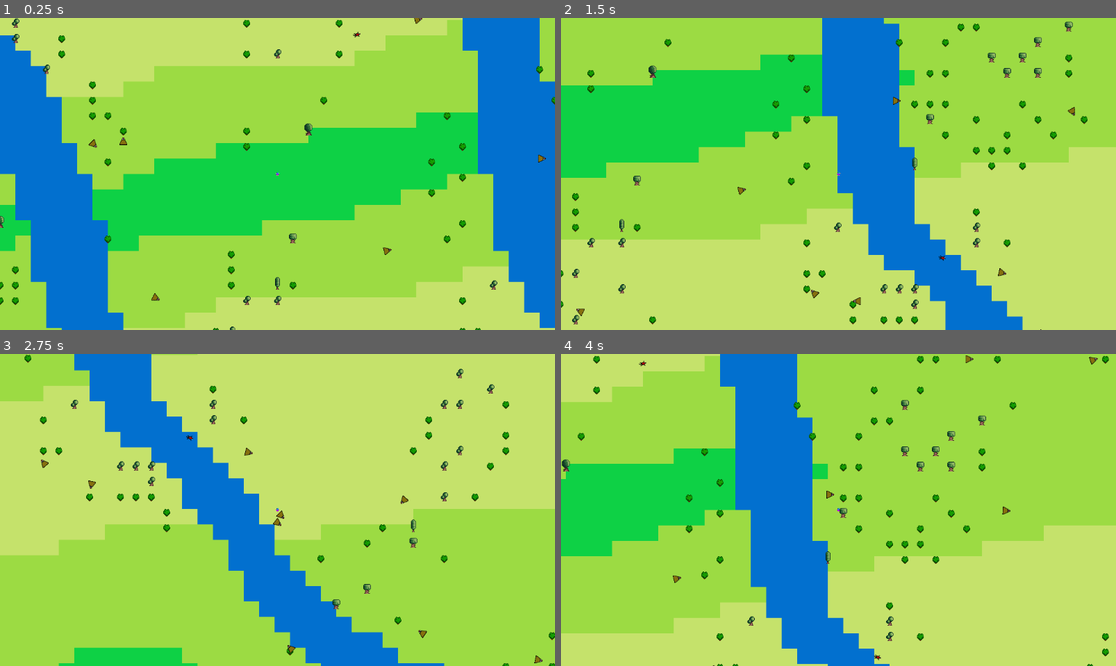
Above: before the commit, frames 1-4 (two rows, left to right).
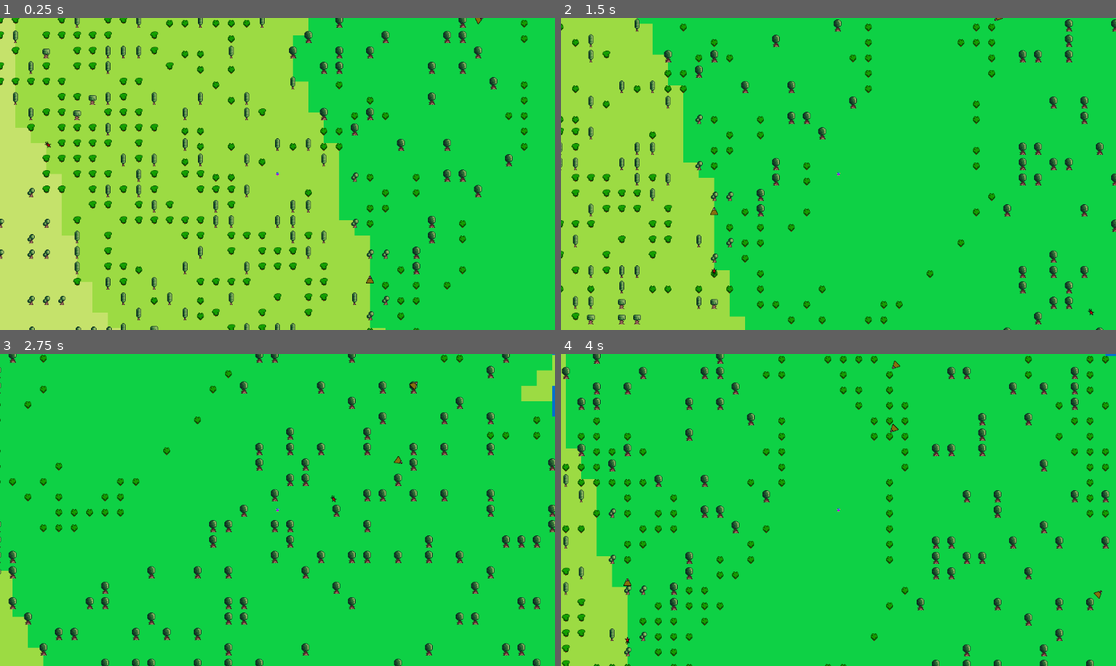
Above: after the commit, the same moments.

Repository: JimBimBomBom/Bakalarka---CLEAN
Game: Godot game, scene res://SCENES/world_scene.tscn
Two runs of this game, one before a commit and one after it. Both use one fixed random seed, a clock stepped at 60 frames per second and the inputs below.
Inputs:
- Up to frame 1 (0.25 s): no input
- Up to frame 2 (1.5 s): hold Right (ui_right) 0.53-1.28 s; hold Down (ui_down) from 1.28 s (still down)
- Up to frame 3 (2.75 s): release Down (ui_down) at 2.03 s; hold Right (ui_right) from 2.03 s (still down)
- Up to frame 4 (4 s): release Right (ui_right) at 2.78 s; hold Up (ui_up) 2.78-3.53 s; hold Left (ui_left) from 3.53 s (still down)

The runs differ from the first frame. In frame 1, 74% of the frame differs, in the area x 0-100%, y 0-100%; in frame 2, 85%; in frame 3, 98%; in frame 4, 92%.

Commit message:
Just checking

Diff:
--- a/Simulation/SCRIPTS/Global/World_Variables.gd
+++ b/Simulation/SCRIPTS/Global/World_Variables.gd
@@ -4,17 +4,17 @@
 # add energy cost to reproduction
 # fix water spawning -> too rare atm, and all water regions are very small
 
-var Map
+var Map : Tile_Map_Class
 
 var player_scene = load("res://SCENES/player.tscn")
 var Player : CharacterBody2D = player_scene.instantiate()
 
 var temperature = {}
 var altitude = {}
-var alt_seed = randi()
 var moisture = {}
-var moist_seed = randi()
 var fast_noise = FastNoiseLite.new()
+var world_seed = randi() % 100
+# var world_seed = 0
 
 var hour : float
 var day : int
@@ -24,26 +24,25 @@
 var temperature_avg : float = 0
 var moisture_avg : float = 0
 
-var moisture_change_magnitude = 0.1
+#World settings:
+var hours_in_day : float = 2
+var days_in_week : int = 2
+var weeks_in_season : int = 4
 
-var temp_correction_magnitude = 0.2
-var target_avg_temp : float = 0.5
-var avg_temp_interval: float = 0.5
+var target_avg_temp : float = 0
+var non_extreme_temp_interval: float = 0.4
+var moisture_change_magnitude = 0.4
+var temp_correction_magnitude = 0.1
 var season_ranges = {
 	Season_Type.SPRING: Vector2(-0.05, 0.15),
 	Season_Type.SUMMER: Vector2(-0.08, 0.12),
-	Season_Type.AUTUMN: Vector2(-0.15, 0.5),
-	Season_Type.WINTER: Vector2(-0.12, 0.8),
+	Season_Type.AUTUMN: Vector2(-0.15, 0.05),
+	Season_Type.WINTER: Vector2(-0.12, 0.08),
 }
-
-#World settings:
-var hours_in_day : float = 2
-var days_in_week : int = 4
-var weeks_in_season : int = 4
 
 var velocity_start_point = 0.3
 var resource_start_point = 0.3
-var change_age_period_mult = 10 # how many days for an "average" animal to age
+var change_age_period_mult = 50 # how many days for an "average" animal to age
 var corpse_timer = 50
 var seek_hydration_threshold = 0.2
 var seek_nutrition_threshold = 0.2
@@ -85,10 +84,10 @@
 const Tile_Properties = preload("res://SCRIPTS/World_Generation/Tile_Properties.gd")
 
 enum Season_Type {
-	SPRING,
-	SUMMER,
-	AUTUMN,
-	WINTER,
+	SPRING = 0,
+	SUMMER = 1,
+	AUTUMN = 2,
+	WINTER = 3,
 }
 enum Weather_Type {
 	CLEAR,
@@ -125,9 +124,10 @@
 	FEMALE,
 }
 enum Age_Group {
-	JUVENILE,
-	ADULT,
-	OLD,
+	JUVENILE = 0,
+	ADOLESCENT = 1,
+	ADULT = 2,
+	OLD = 3,
 }
 
 func extract_gene(parent_1 : float, parent_2 : float) -> float: # only for float genes -> need new func for other types
--- a/Simulation/SCRIPTS/NPC_FSM/Animal.gd
+++ b/Simulation/SCRIPTS/NPC_FSM/Animal.gd
@@ -11,6 +11,11 @@
 	FLEEING,
 	# SLEEPING,
 }
+enum Consumption_State {
+	CONSUMING,
+	SEEKING,
+	ATTACKING,
+}
 enum Animal_Types {
 	WOLF,
 	DEER,
@@ -19,6 +24,7 @@
 signal birth_request(pos, type, parent_1, parent_2)
 
 var animal_state : Animal_Base_States = Animal_Base_States.INIT
+var consumption_state : Consumption_State = Consumption_State.SEEKING
 
 var genes : Animal_Genes = Animal_Genes.new()
 var animal_type : Animal_Types
@@ -44,8 +50,9 @@
 	remove_from_group(World.animal_group)
 	add_to_group(World.cadaver_group)
 	var timer = get_node("Timer") # hijack decision timer + set its' wait_time
-	timer.wait_time = World.corpse_timer
 	timer.stop()
+	timer.timeout.connect(_on_free_cadaver_timeout)
+	timer.wait_time = World.corpse_timer # TODO add decomposition based on tile temperature
 	timer.start()
 
 # should handle "consumption state"(which is also a bad name), where the base state "resets"
@@ -198,6 +205,19 @@
 func drink_at_tile(delta : float):#, tile : World.Tile_Properties):
 	hydration += delta
 
+func animal_hydrate(water_tile, delta : float):
+	match consumption_state:
+		Consumption_State.SEEKING:
+			var target = World.get_tile_pos(water_tile)
+			set_next_move(smooth_seek(target))
+			if position.distance_to(target) < 10:
+				consumption_state = Consumption_State.CONSUMING
+		Consumption_State.CONSUMING:
+			stop_animal()
+			drink_at_tile(delta) #TODO reason for animal to change into scanning, can be a timer
+			if hydration_norm >= 1: #TODO so shit, mb handle using signals?
+				consumption_state = Consumption_State.SEEKING
+
 func select_potential_mates(animals_of_same_type : Array[Animal]) -> Array[Animal]:
 	var result : Array[Animal]
 	for animal in animals_of_same_type:
@@ -225,6 +245,9 @@
 	sexual_partner = partner
 	get_node("pregnancy_timer").start()
 
+func process_animal(delta : float):
+	pass # this function gets defines individually for Carnivores/Herbivores
+
 #Node component functions:
 func _on_pregnancy_timer_timeout():
 	for i in range(0, genes.num_of_offspring):
@@ -235,9 +258,6 @@
 func _on_sex_cooldown_timeout():
 	can_have_sex = true
 
-func _on_timer_timeout():
-	pass # this func gets defined in instances of Carnivore/Herbivore
-
 func _on_Area2D_animal_entered(body):
 	if body is Animal and body.position != position:
 		detected_animals.append(body)
@@ -246,10 +266,32 @@
 	if body is Animal:
 		detected_animals.erase(body)
 
+func _on_action_timeout():
+	var delta = processing_speed # once I give animals the chance to influence their delta with a gene -> replace only here
+	process_animal(delta)
+
+func _on_free_cadaver_timeout():
+	free_cadaver()
+
+func _on_change_age_timer_timeout():
+	if age == World.Age_Group.OLD:
+		kill_animal()
+	else:
+		age += 1
+		get_node("change_age_timer").start()
+
 func _ready():
-	var timer = get_node("Timer") #?? mb add timeout for actions as an animal variable? could be interesting
-	# timer.set_wait_time(processing_speed) // should be interesting to turn this on
-	timer.timeout.connect(_on_timer_timeout)
+	var action_timer = get_node("Timer") #?? mb add timeout for actions as an animal variable? could be interesting
+	action_timer.set_wait_time(processing_speed)
+	action_timer.timeout.connect(_on_action_timeout)
+
+	var age_timer = Timer.new()
+	age_timer.set_name("change_age_timer")
+	age_timer.set_wait_time(change_age_period)
+	age_timer.set_one_shot(true)
+	age_timer.timeout.connect(_on_change_age_timer_timeout)
+	add_child(age_timer)
+	age_timer.start()
 
 	var sex_timer = Timer.new()
 	if genes.gender == World.Gender.FEMALE:
--- a/Simulation/SCRIPTS/NPC_FSM/Carnivore.gd
+++ b/Simulation/SCRIPTS/NPC_FSM/Carnivore.gd
@@ -1,8 +1,6 @@
 extends Animal
 
 class_name Carnivore
-
-var consumption_state : Consumption_State = Consumption_State.SEEKING # separate eating/drinking
 
 func carnivore_fsm(delta : float):
 	var animals_in_sight : Array[Animal] = get_animals_from_sight()
@@ -16,20 +14,22 @@
 			var force = set_next_move(get_flee_dir(dangerous_animals))
 		Animal_Base_States.HUNGRY:
 			var animals_in_range : Array[Animal]
-			if nutrition_norm < 0.1: #animals_in_hearing_range#filter_animals_by_type(animals_in_hearing_range, Animal_Types.DEER)
+			if nutrition_norm < 0.2: #animals_in_hearing_range#filter_animals_by_type(animals_in_hearing_range, Animal_Types.DEER)
 				animals_in_range = animals_in_hearing_range # chase closest animal -> even predators
 			else:
 				animals_in_range = filter_animals_by_type(animals_in_hearing_range, Animal_Types.DEER)
 
 			var cadavers_in_range : Array[Animal] = get_cadavers()
 			if not cadavers_in_range.is_empty() or not animals_in_range.is_empty(): #STALKING
-				carnivore_eat(animals_in_range, cadavers_in_range, delta)
+				var target = select_target(animals_in_range, cadavers_in_range)
+				carnivore_eat(target, delta)
 			else:
 				set_next_move(wander())
 		Animal_Base_States.THIRSTY:
 			var hydration_in_range : Array[World.Tile_Properties] = hydration_in_range()
 			if not hydration_in_range.is_empty():
-				animal_hydrate(hydration_in_range, delta)
+				var water_tile = select_hydration_tile(hydration_in_range)
+				animal_hydrate(water_tile, delta)
 			else:
 				set_next_move(wander())
 		Animal_Base_States.SATED:
@@ -39,17 +39,30 @@
 					var mate = select_mating_partner(potential_mates)
 					reproduce_with_animal(mate) # so far the only heuristic is viscinity
 			else:
-				set_next_move(wander())
+				var target
+				var water_tile
 
+				var hydration_in_range : Array[World.Tile_Properties] = hydration_in_range()
+				if not hydration_in_range.is_empty():
+					water_tile = select_hydration_tile(hydration_in_range)
+				var animals_in_range = filter_animals_by_type(animals_in_hearing_range, Animal_Types.DEER)
+				var cadavers_in_range : Array[Animal] = get_cadavers()
+				if not cadavers_in_range.is_empty() or not animals_in_range.is_empty(): #STALKING
+					target = select_target(animals_in_range, cadavers_in_range)
 
+				if target and water_tile:
+					if position.distance_to(target.position) < position.distance_to(water_tile.position):
+						carnivore_eat(target, delta)
+					else:
+						animal_hydrate(water_tile, delta)
+				elif target:
+					carnivore_eat(target, delta)
+				elif water_tile:
+					animal_hydrate(water_tile, delta)
+				else:
+					set_next_move(wander())
 
-enum Consumption_State {
-	CONSUMING,
-	SEEKING,
-	ATTACKING,
-}
-func carnivore_eat(food_in_range : Array[Animal], cadavers_in_range : Array[Animal], delta : float):
-	var target = select_target(food_in_range, cadavers_in_range)
+func carnivore_eat(target : Animal, delta : float):
 	match consumption_state:
 		Consumption_State.SEEKING:
 			if target.animal_state == Animal_Base_States.DEAD:
@@ -111,11 +124,10 @@
 
 	return result
 
-func animal_hydrate(hydration_in_range : Array[World.Tile_Properties], delta : float):
-	var tile = select_hydration_tile(hydration_in_range)
+func animal_hydrate(water_tile, delta : float):
 	match consumption_state:
 		Consumption_State.SEEKING:
-			var target = World.get_tile_pos(tile)
+			var target = World.get_tile_pos(water_tile)
 			set_next_move(seek(target))
 			if position.distance_to(target) < 10:
 				consumption_state = Consumption_State.CONSUMING
@@ -137,12 +149,5 @@
 	update_animal_resources(delta)
 	carnivore_fsm(delta)
 
-func _on_timer_timeout():
-	var delta = 0.1
-	if animal_state != Animal_Base_States.DEAD:
-		process_animal(delta)
-	else:
-		free_cadaver()
-
 func _physics_process(delta : float):
 	do_move(delta)
--- a/Simulation/SCRIPTS/NPC_FSM/Characteristics.gd
+++ b/Simulation/SCRIPTS/NPC_FSM/Characteristics.gd
@@ -46,15 +46,15 @@
 var energy_norm : float
 var nutrition : float
 var nutrition_norm : float
-var seek_nutrition_norm : float = 0.8
+var seek_nutrition_norm : float = 0.4
 var hydration : float
 var hydration_norm : float
-var seek_hydration_norm : float = 0.3
+var seek_hydration_norm : float = 0.4
 
 
 func set_characteristics(genes : Animal_Genes):
 	age = World.Age_Group.JUVENILE # TODO option -> have age influence a variety of characteristics ... right now ignored
-	change_age_period = int(2 + 2*genes.size - genes.metabolic_rate) * World.change_age_period_mult * World.hours_in_day
+	change_age_period = int(2 + 2*genes.size - genes.metabolic_rate) * World.change_age_period_mult# * World.hours_in_day
 	can_have_sex = true
 
 	#Locomotion
--- a/Simulation/SCRIPTS/NPC_FSM/Herbivore.gd
+++ b/Simulation/SCRIPTS/NPC_FSM/Herbivore.gd
@@ -2,7 +2,6 @@
 
 class_name Herbivore
 
-var consumption_state : Consumption_State = Consumption_State.SEEKING
 var detected_crops : Array[Food_Crop] = []
 
 func herbivore_fsm(delta : float):
@@ -14,6 +13,7 @@
 
 	match animal_state:
 		Animal_Base_States.FLEEING:
+			consumption_state = Consumption_State.SEEKING # if an animal was eating/drinking when a danger entered its area if should not remain in consuming state
 			set_next_move(get_flee_dir(dangerous_animals))
 		Animal_Base_States.HUNGRY:
 			if not detected_crops.is_empty():
@@ -24,7 +24,8 @@
 		Animal_Base_States.THIRSTY:
 			var hydration_in_range : Array[World.Tile_Properties] = hydration_in_range()
 			if not hydration_in_range.is_empty():
-				animal_hydrate(hydration_in_range, delta)
+				var water_tile = select_hydration_tile(hydration_in_range)
+				animal_hydrate(water_tile, delta)
 			else:
 				set_next_move(wander())
 		Animal_Base_States.SATED:
@@ -33,12 +34,28 @@
 				if not potential_mates.is_empty():
 					var mate = select_mating_partner(potential_mates)
 					reproduce_with_animal(mate) # so far the only heuristic is viscinity
-			set_next_move(wander())
+			else: # eat/drink closest
+				var crop
+				var water_tile
 
-enum Consumption_State {
-	CONSUMING,
-	SEEKING,
-}
+				var hydration_in_range : Array[World.Tile_Properties] = hydration_in_range()
+				if not hydration_in_range.is_empty():
+					water_tile = select_hydration_tile(hydration_in_range)
+				if not detected_crops.is_empty():
+					crop = get_closest_crop()
+
+				if crop and water_tile:
+					if position.distance_to(crop.position) < position.distance_to(water_tile.position):
+						herbivore_eat(crop, delta)
+					else:
+						animal_hydrate(water_tile, delta)
+				elif crop:
+					herbivore_eat(crop, delta)
+				elif water_tile:
+					animal_hydrate(water_tile, delta)
+				else:
+					set_next_move(wander())
+
 func herbivore_eat(crop, delta : float):
 	match consumption_state:
 		Consumption_State.SEEKING:
@@ -51,20 +68,6 @@
 			else:
 				stop_animal()
 				eat_crop(crop)
-				consumption_state = Consumption_State.SEEKING
-
-func animal_hydrate(hydration_in_range : Array[World.Tile_Properties], delta : float):
-	var tile = select_hydration_tile(hydration_in_range)
-	match consumption_state:
-		Consumption_State.SEEKING:
-			var target = World.get_tile_pos(tile)
-			set_next_move(smooth_seek(target))
-			if position.distance_to(target) < 10:
-				consumption_state = Consumption_State.CONSUMING
-		Consumption_State.CONSUMING:
-			stop_animal()
-			drink_at_tile(delta) #TODO reason for animal to change into scanning, can be a timer
-			if hydration_norm >= seek_hydration_norm: #TODO so shit, mb handle using signals?
 				consumption_state = Consumption_State.SEEKING
 
 func get_closest_crop():
@@ -93,13 +96,6 @@
 	update_animal_resources(delta)
 	herbivore_fsm(delta)
 
-func _on_timer_timeout():
-	var delta = 0.1 # once I give animals the chance to influence their delta with a gene -> replace only here
-	if animal_state != Animal_Base_States.DEAD: # could separate branches into functions + set timer to appropriate func
-		process_animal(delta)
-	else:
-		free_cadaver()
-
 func _physics_process(delta : float):
 	do_move(delta)
 
--- a/Simulation/SCRIPTS/World_Generation/FoodCrop.gd
+++ b/Simulation/SCRIPTS/World_Generation/FoodCrop.gd
@@ -5,9 +5,6 @@
 var yield_value : float = 1
 var tile_index : Vector2i
 
-# func _ready():
-# 	add_to_group(World.food_crop_group)
-
 func be_eaten():
 	remove_from_group(World.food_crop_group)
 	World.Map.tiles[tile_index].occupied = false
--- a/Simulation/SCRIPTS/World_Generation/TileMap.gd
+++ b/Simulation/SCRIPTS/World_Generation/TileMap.gd
@@ -10,9 +10,9 @@
 
 var tiles = {}
 
-func generate_map(fast_noise, freq, oct, oct_gain):
+func generate_map(fast_noise, seed, freq, oct, oct_gain, abs):
 	fast_noise.fractal_type = 3
-	fast_noise.seed = randi()
+	# fast_noise.seed = randi()
 
 	fast_noise.frequency = freq
 	fast_noise.fractal_octaves = oct
@@ -21,15 +21,35 @@
 	var grid_name = {}
 	for x in range(-World.width, World.width + 1):
 		for y in range(-World.height, World.height + 1):
-			var noise = abs(fast_noise.get_noise_2d(x,y))
+			var noise
+			if abs:
+				noise = clamp(abs(fast_noise.get_noise_3d(x, y, seed)), 0, 1)
+			else:
+				noise = clamp(fast_noise.get_noise_3d(x, y, seed), -1, 1)
 			grid_name[Vector2i(x, y)] = noise
 	return grid_name
 
 func generate_world():
-	World.temperature = generate_map(World.fast_noise, 0.005, 10, 0.3)
-	World.moisture = generate_map(World.fast_noise, 0.01, 5, 0.3)
-	World.altitude = generate_map(World.fast_noise, 0.005, 3, 0.3)
+	World.temperature = generate_map(World.fast_noise, World.world_seed, 0.005, 10, 0.3, false)
+	World.moisture = generate_map(World.fast_noise, World.world_seed, 0.01, 5, 0.3, true)
+	World.altitude = generate_map(World.fast_noise, World.world_seed, 0.009, 6, 0.4, false)
+	initialize_tile_values()
 	set_tiles()
+
+func initialize_tile_values():
+	for x in range(-World.width, World.width + 1):
+		for y in range(-World.height, World.height + 1):
+			var alt = World.altitude[Vector2i(x, y)]
+			var pos = Vector2i(x, y)
+			var tile = World.Tile_Properties.new()
+			if alt < -0.45:
+				tile.type = World.Tile_Type.WATER
+			else:
+				tile.type = World.Tile_Type.PLAIN
+			tile.occupied = false
+			tile.position = Vector2(pos.x * World.tile_size.x, pos.y * World.tile_size.y)
+			tile.index = pos
+			tiles[pos] = tile
 
 func set_tiles():
 	for x in range(-World.width, World.width + 1):
@@ -38,46 +58,52 @@
 			var alt = World.altitude[pos]
 			var moist = World.moisture[pos]
 			var temp = World.temperature[pos]
-			set_current_cell(pos, alt, temp, moist)
+			var tile = tiles[pos]
+			set_current_cell(pos, tile, alt, temp, moist)
 
 func get_type_from_temp(temp):
 	var temp_type : World.Temperature_Type
-	if temp < 0.3:
+	if temp < -0.4:
 		temp_type = World.Temperature_Type.TAIGA
-	elif temp < 0.7:
+	elif temp < 0.3:
 		temp_type = World.Temperature_Type.TEMPERATE_LAND
 	else:
 		temp_type = World.Temperature_Type.TROPICAL_LAND
 	return temp_type
 
-func create_tile_properties(pos : Vector2i, temp, moist, tile_biome, tile_type):
-	var tile = World.Tile_Properties.new()
-	tile.type = tile_type
-	tile.occupied = false
-	tile.biome = tile_biome
-	tile.index = pos
-	tiles[pos] = tile
+func get_tile_weather(moist : float) -> World.Weather_Type:
+	var weather : World.Weather_Type
+	if moist < 0.4:
+		weather = World.Weather_Type.CLEAR
+	elif moist < 0.6:
+		weather = World.Weather_Type.CLOUDY
+	elif moist < 0.9:
+		weather = World.Weather_Type.RAIN
+	else:
+		weather = World.Weather_Type.STORM
+	return weather
 
-func set_current_cell(pos, alt, temp, moist):
+func set_current_cell(pos, tile, alt, temp, moist):
 	var temperature_type = get_type_from_temp(temp)
-	if alt < 0.1:
-		set_cell(0, pos, 0, Vector2i(2, 2)) 	# temp_type defines the ID of our Tile_Set,
-		create_tile_properties(pos, 0, 0, temperature_type, World.Tile_Type.WATER)
-	else:
-		set_cell(0, pos, temperature_type, Vector2i(0, 0)) 	# temp_type defines the ID of our Tile_Set,
-		create_tile_properties(pos, temp, moist, temperature_type, World.Tile_Type.PLAIN)
+	tile.biome = temperature_type
+	tile.weather = get_tile_weather(moist)
+	var sprite_coord = Vector2i(0, 0) # base plain tile coord
+	if tile.type == World.Tile_Type.WATER:
+		sprite_coord = Vector2i(2, 2) # base water tile coord
+	set_cell(0, pos, temperature_type, sprite_coord) # temperature_type defines the ID of our Tile_Set,
 
 func update_map():
-	var temp_change = generate_map(World.fast_noise, 0.005, 4, 0.3)
-	var moist_change = generate_map(World.fast_noise, 0.005, 1, 0.3)
+	var seed = randi() % 100
+	var temp_change = generate_map(World.fast_noise, seed, 0.005, 4, 0.3, false)
+	var moist_change = generate_map(World.fast_noise, seed, 0.005, 1, 0.3, true)
 
 	var temp_correction_factor = get_balancing_factor()
 	for x in range(-World.width, World.width + 1):
 		for y in range(-World.height, World.height + 1):
 			var seasonal_variation = temp_change[Vector2i(x, y)]
 			seasonal_variation = adjust_for_season(seasonal_variation)
-			World.temperature[Vector2i(x, y)] += seasonal_variation + temp_correction_factor * abs(seasonal_variation)
-			World.temperature[Vector2i(x, y)] = clamp(World.temperature[Vector2i(x, y)], 0.0, 1.0)
+			World.temperature[Vector2i(x, y)] += seasonal_variation #+ temp_correction_factor
+			World.temperature[Vector2i(x, y)] = clamp(World.temperature[Vector2i(x, y)], -1.0, 1.0)
 
 			var weekly_variation = moist_change[Vector2i(x, y)]
 			weekly_variation = map(weekly_variation, 0, 1, -0.2, 0.2)
@@ -85,9 +111,9 @@
 			World.moisture[Vector2i(x, y)] = clamp(World.moisture[Vector2i(x, y)], 0.0, 1.0)
 
 	set_tiles()
-
 	World.temperature_avg = calculate_average_2d_array(World.temperature)
 	World.moisture_avg = calculate_average_2d_array(World.moisture)
+	print("Temp avg: ", World.temperature_avg, "\nMoist avg: ", World.moisture_avg, "\n")
 
 func calculate_average_2d_array(dict: Dictionary) -> float:
 	var sum : float = 0
@@ -105,8 +131,8 @@
 	var correction_factor = 0
 	var current_avg_temp = World.temperature_avg
 	var target_avg_temp = World.target_avg_temp
-	var lower_bound = target_avg_temp - World.avg_temp_interval
-	var upper_bound = target_avg_temp + World.avg_temp_interval
+	var lower_bound = target_avg_temp - World.non_extreme_temp_interval
+	var upper_bound = target_avg_temp + World.non_extreme_temp_interval
 
 	if current_avg_temp < lower_bound:
 		correction_factor = World.temp_correction_magnitude * max(0, (current_avg_temp - target_avg_temp) / target_avg_temp)
@@ -117,7 +143,7 @@
 
 func adjust_for_season(seasonal_variation: float) -> float:
 	var range = World.season_ranges[World.season]
-	return map(seasonal_variation, 0, 1, range.x, range.y)
+	return map(seasonal_variation, -1, 1, range.x, range.y)
 
 func map(value: float, start1: float, stop1: float, start2: float, stop2: float) -> float:
 	return start2 + (stop2 - start2) * ((value - start1) / (stop1 - start1))
--- a/Simulation/SCRIPTS/World_Generation/Tile_Properties.gd
+++ b/Simulation/SCRIPTS/World_Generation/Tile_Properties.gd
@@ -2,8 +2,10 @@
 
 var type : World.Tile_Type
 var occupied : bool
+var position : Vector2
+var index : Vector2i
+
 var biome : World.Temperature_Type
 var weather : World.Weather_Type
 
-var movement_difficulty : float
-var index : Vector2i
+# var movement_difficulty : float
--- a/Simulation/SCRIPTS/World_Generation/world.gd
+++ b/Simulation/SCRIPTS/World_Generation/world.gd
@@ -29,10 +29,12 @@
 		World.day += 1
 		if World.day % World.days_in_week == 0:
 			World.week += 1
-			# generate_food_crops()
+			destroy_food_crop_during_storms()
+			generate_food_crops()
 			World.Map.update_map()
 			if World.week % World.weeks_in_season == 0:
 				change_season()
+				print("Season: ", World.season)
 		World.hour = 0
 
 func generate_food_crops():
@@ -45,15 +47,15 @@
 			var moist = World.moisture[pos]
 			var temp = World.temperature[pos]
 
-			var tile = World.Map.tiles[pos] # placeholder fttb
-			if tile.type == World.Tile_Type.WATER || tile.occupied:
-				continue
-			if randf_range(0, 1) <= 0.75: #ADD mb custom probability?
-				continue
-
-			if between(moist, 0.4, 0.6) and between(temp, 0.0, 0.8):
+			var tile = World.Map.tiles[pos]
+			if tile.type == World.Tile_Type.WATER || tile.occupied || tile.weather == World.Weather_Type.STORM:
+				continue
+			if moist + randf_range(0, 0.75) <= 1.0: # pretty random
+				continue
+
+			if between(moist, 0.4, 0.6) and between(temp, -0.3, 0.9):
 				place_food_crop(pos, World.Vegetation_Type.BUSH_1)
-			elif between(moist, 0.4, 0.6) and between(temp, 0.0, 0.8):
+			elif between(temp, -0.7, 0.2):
 				place_food_crop(pos, World.Vegetation_Type.BUSH_2)
 
 func place_food_crop(pos : Vector2i, type) -> void:
@@ -86,6 +88,11 @@
 	inst.position = Vector2(pos.x, pos.y)*World.tile_size
 	inst.add_to_group(World.food_crop_group)
 	add_child(inst)
+
+func destroy_food_crop_during_storms():
+	for crop in get_tree().get_nodes_in_group(World.food_crop_group):
+		if World.Map.tiles[crop.tile_index].weather == World.Weather_Type.STORM:
+			crop.be_eaten() # be_eaten simply removes the crop from all contexts
 
 func generate_vegetation():
 	var width = World.width
@@ -93,19 +100,19 @@
 	for x in range(-width, width + 1):
 		for y in range(-height, height + 1):
 			var pos = Vector2i(x, y)
-			# var alt = World.altitude[pos]
+			var alt = World.altitude[pos]
 			var moist = World.moisture[pos]
 			var temp = World.temperature[pos]
 
-			var tile = World.Map.tiles[pos] # placeholder fttb
+			var tile = World.Map.tiles[pos]
 			if tile.type == World.Tile_Type.WATER || tile.occupied:
 				continue
-			if randf_range(0, 1) <= 0.75: #ADD mb custom probability?
-				continue
-
-			if between(moist, 0.6, 0.8) and between(temp, 0.4, 0.8):
+			if randf_range(0, 1) <= 0.82:
+				continue
+
+			if between(alt, -0.45, 0.4) and between(temp, -0.3, 0.8):
 				place_vegetation(pos, World.Vegetation_Type.TREE_1)
-			elif between(moist, 0.6, 0.8) and between(temp, 0.0, 0.4):
+			elif between(alt, -0.15, 0.7) and between(temp, -0.7, 0.4):
 				place_vegetation(pos, World.Vegetation_Type.TREE_2)
 
 func place_vegetation(pos : Vector2i, type) -> void:
@@ -140,13 +147,13 @@
 func initialize_npcs():
 	var width = World.width
 	var height = World.height
-	# construct_npc(Vector2(0, 0), World.Vore_Type.HERBIVORE)
-	# construct_npc(Vector2(0, 0), World.Vore_Type.HERBIVORE)
-	# construct_npc(Vector2(2, 3), World.Vore_Type.CARNIVORE)
-	# return
 	for x in range(-width, width + 1):
 		for y in range(-height, height + 1):
-			var pos = Vector2(x, y)
+			var pos = Vector2i(x, y)
+			var tile = World.Map.tiles[pos]
+			if tile.type == World.Tile_Type.WATER || tile.occupied:
+				continue
+
 			var prob = randf_range(0, 1)
 			if between(prob, 0.95, 0.956):
 				construct_npc(pos, World.Vore_Type.HERBIVORE)
@@ -173,7 +180,6 @@
 
 #End of initialization
 
-
 func _on_animal_birth_request(pos, type, mother, father):
 	var scene = load("res://SCENES/animal.tscn")
 	var inst = scene.instantiate()
Not shown, removed: Downloads - Shortcut.lnk
